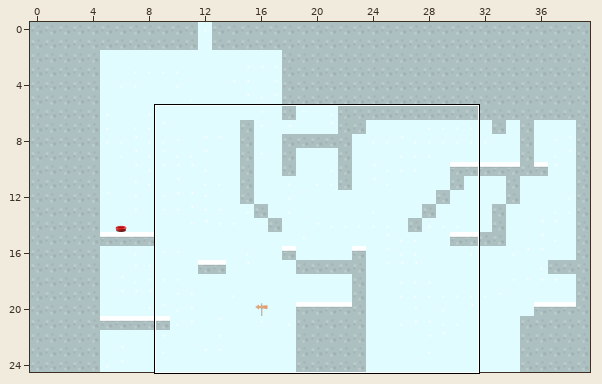
Level history. Tiled map: data/Lvl2.tmx. The picture above shows the old version from afar; the outline marks the close-up.
Close-up. Before the commit:
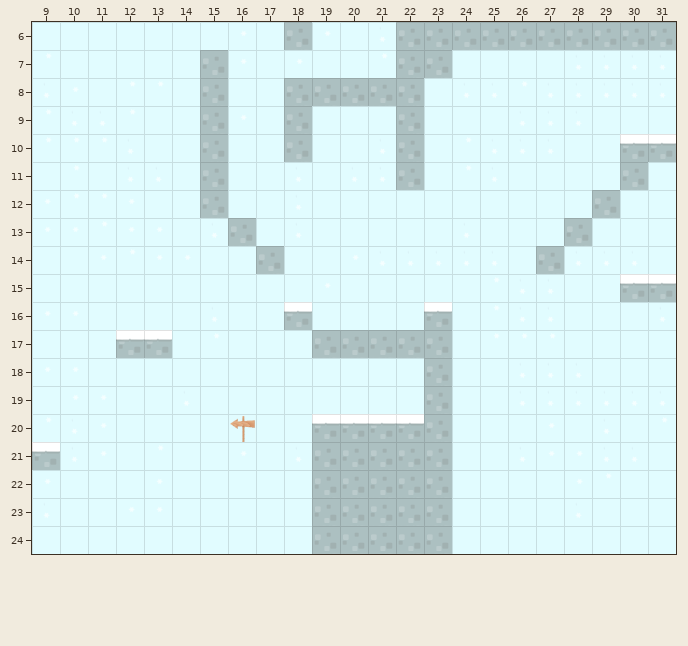
Cells are 70x70 px. Shown: x 9..31, y 6..24.
After the commit:
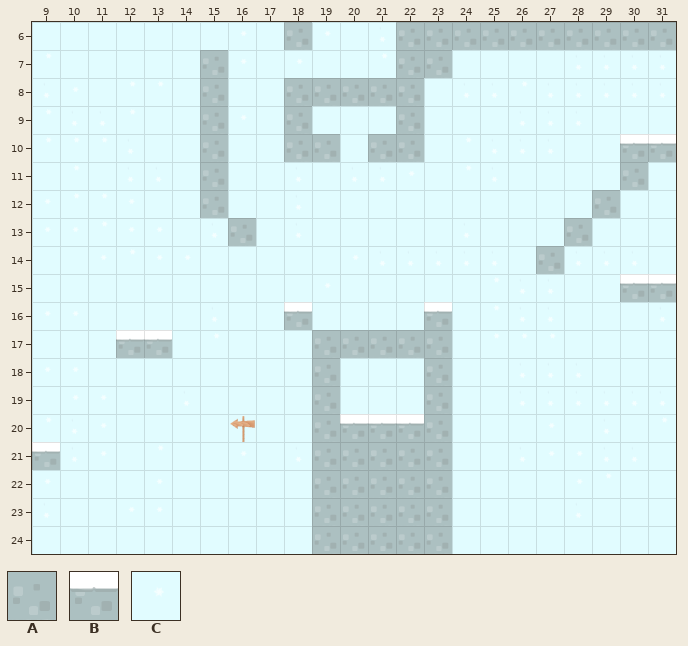
Key: from "tiles_map": A 5, B 16, C 19.
_ is an empty cell.
From old to new:
Layer "Background":
The author changed tile A to tile C in row 11 at x 22.
Layer "Collision":
The author changed tile B to tile A in row 20 at x 19.
Tile A now appears in row 10 at x 19 and 21; in rows 18 to 19 at x 19.
Tile A is gone in row 14 at x 17.
Changed places in both close-ups, as pixel boxes (x1, y1, x2, y2):
added: (312, 134, 340, 162)
changed: (368, 134, 424, 190)
removed: (256, 246, 284, 274)
changed: (312, 358, 340, 426)
